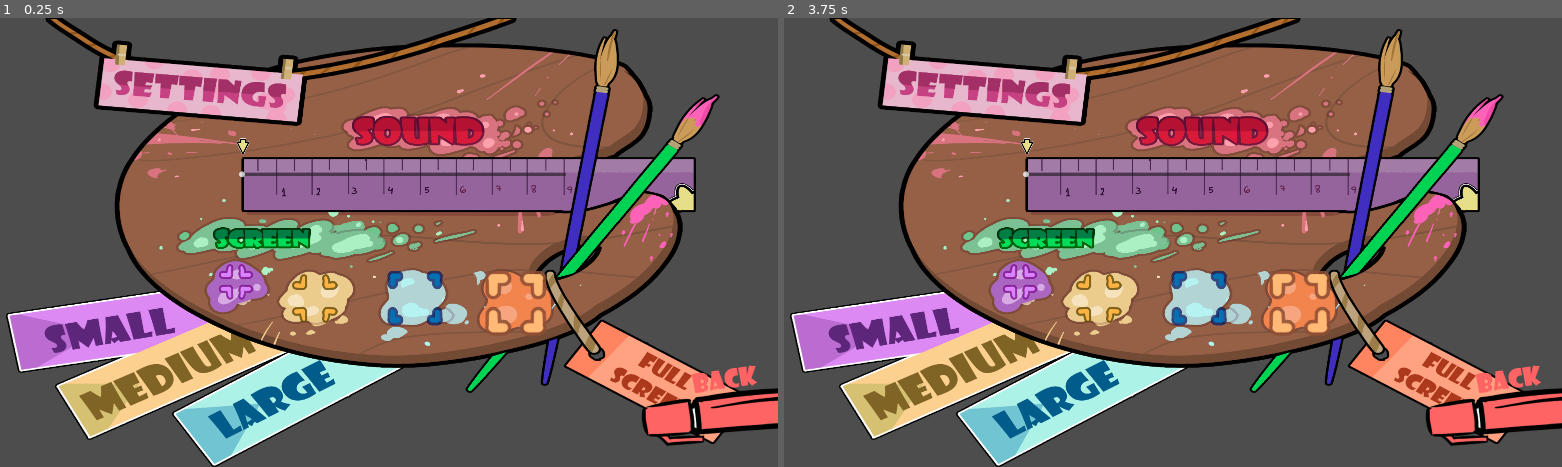
Above: before the commit, frames 1-2 (left to right).
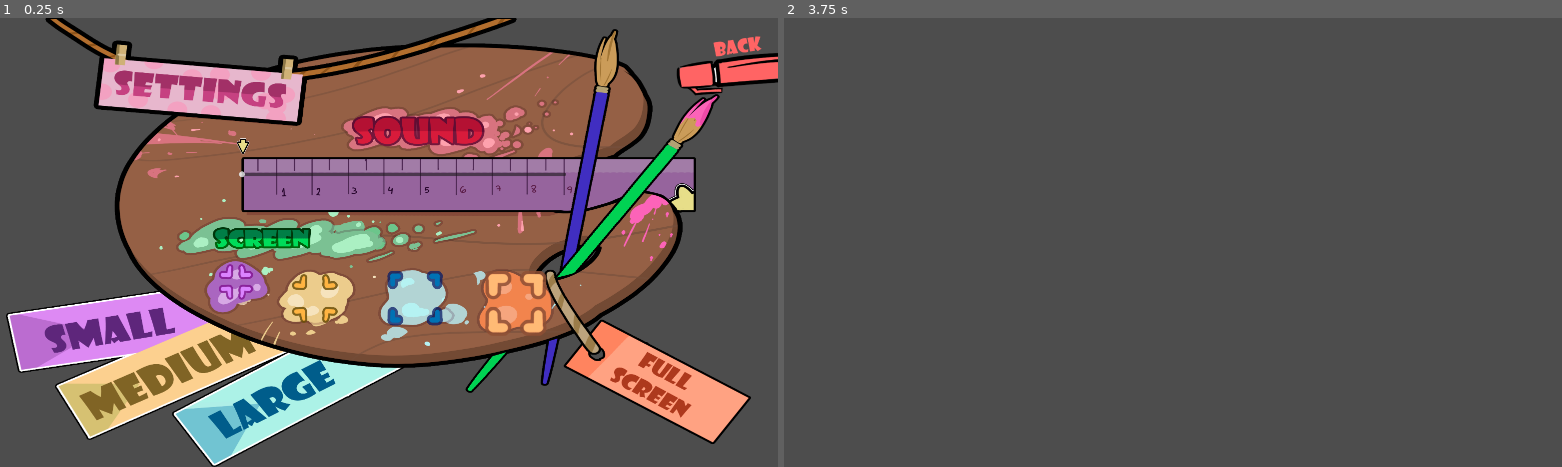
Above: after the commit, the same moments.

Repository: Stevendotcom/TheDrawingBook
Game: Godot game, scene res://scenes/settings.tscn
Same seed, same stepped clock (60 frames per second), same inputs: the game is played once before the commit and once after it. This scene is started directly instead of the project's main scene.
Inputs (mouse positions are in pixels of both pictures, inside the frame that each line leads up to; where the layout moved, square brackets give the same spot in the first picture):
- Up to frame 1 (0.25 s): no input
- Up to frame 2 (3.75 s): click (1017, 282) at 0.5 s; click (1095, 296) at 1.25 s; click (1196, 296) at 2 s; click (1305, 305) at 2.75 s; click (1507, 67) [1491, 404] at 3.5 s

The runs differ from the first frame. In frame 1, 2.8% of the frame differs, in the area x 82-100%, y 4-96%; in frame 2, 59%, in the area x 0-100%, y 0-100%.

Commit message:
add back button

Diff:
--- a/extras/settings-manager.gd
+++ b/extras/settings-manager.gd
@@ -30,24 +30,18 @@
 	fullscreen = !fullscreen
 
 func change_screen_size(screen_size: String) -> void:
-	if screen_sizes.find_key(screen_size):
+	if screen_sizes.get(screen_size):
 		screen_width = screen_sizes[screen_size][Axis.WIDTH]
 		screen_height = screen_sizes[screen_size][Axis.HEIGHT]
+		print(screen_width, "x", screen_height)
 
 func update_settings() -> void:
-	ProjectSettings.set_setting("display/window/size/viewport_height", screen_height)
-	ProjectSettings.set_setting("display/window/size/viewport_width", screen_width)
+	DisplayServer.window_set_size(Vector2(screen_width, screen_height))
 
 	if fullscreen:
 		DisplayServer.window_set_mode(DisplayServer.WindowMode.WINDOW_MODE_FULLSCREEN)
 	else:
 		DisplayServer.window_set_mode(DisplayServer.WindowMode.WINDOW_MODE_WINDOWED)
-
-	#This doesn't work. The lines above this do
-	#ProjectSettings.set_setting(
-	#"display/window/size/window_mode",
-	#DisplayServer.WindowMode.WINDOW_MODE_FULLSCREEN if fullscreen else DisplayServer.WindowMode.WINDOW_MODE_WINDOWED
-	#)
 
 	AudioServer.set_bus_volume_db(
 			AudioServer.get_bus_index("Master"),
--- a/scenes/settings.gd
+++ b/scenes/settings.gd
@@ -8,24 +8,25 @@
 
 func _ready() -> void:
 	arrow_original_position = arrow.position
-	$Small.mouse_entered.connect(toggle_hover.bind([$Small, true]))
-
-
-func toggle_hover(button : TextureButton, is_hovering: bool):
-	print(is_hovering)
-	if is_hovering:
-		_upscale(button)
-	else	:
-		_downscale(button)
-
-func _upscale(button: TextureButton) -> void:
-	const scale: float = 1.1
-	button.scale = Vector2(scale,scale)
-	button.position = Vector2(button.position.x - (button.size.x * scale - button.size.x)/2, button.position.y - (button.size.y * scale - button.size.y)/2)
-
-func _downscale(button: TextureButton) -> void:
-	button.scale = Vector2(1,1)
-	button.position = Vector2(button.position.x + (button.size.x - button.size.x*0.9)/2, button.position.y + (button.size.y - button.size.y*0.9)/2)
+	#var button = get_node("Small")
+	#button.mouse_entered.connect(toggle_hover.bind([button, true]))
+	#
+#
+#func toggle_hover(button : TextureButton, is_hovering: bool):
+	#print(is_hovering)
+	#if is_hovering:
+		#_upscale(button)
+	#else	:
+		#_downscale(button)
+	#
+#func _upscale(button: TextureButton) -> void:
+	#const scale: float = 1.1
+	#button.scale = Vector2(scale,scale)
+	#button.position = Vector2(button.position.x - (button.size.x * scale - button.size.x)/2, button.position.y - (button.size.y * scale - button.size.y)/2)
+#
+#func _downscale(button: TextureButton) -> void:
+	#button.scale = Vector2(1,1)
+	#button.position = Vector2(button.position.x + (button.size.x - button.size.x*0.9)/2, button.position.y + (button.size.y - button.size.y*0.9)/2)
 
 func _on_volume_slider_value_changed(value: float) -> void:
 	update_arrow_position(value)
@@ -40,14 +41,24 @@
 
 
 func _on_small_pressed() -> void:
+	print("small")
 	SettingsManager.change_screen_size("small")
+	SettingsManager.update_settings()
 
 func _on_medium_pressed() -> void:
+	print("mid")
 	SettingsManager.change_screen_size("mid")
+	SettingsManager.update_settings()
 
 func _on_large_pressed() -> void:
+	print("large")
 	SettingsManager.change_screen_size("large")
+	SettingsManager.update_settings()
 
 func _on_full_screen_pressed() -> void:
 	SettingsManager.toggle_fullscreen()
 	SettingsManager.update_settings()
+
+
+func _on_back_pressed() -> void:
+	self.visible = false
--- a/scenes/settings.tscn
+++ b/scenes/settings.tscn
@@ -1,13 +1,13 @@
 [gd_scene load_steps=10 format=3 uid="uid://m4qcugqh2cod"]
 
 [ext_resource type="Script" path="res://scenes/settings.gd" id="1_ky3t2"]
-[ext_resource type="Script" path="res://extras/settings-manager.gd" id="2_sbdt3"]
 [ext_resource type="Texture2D" uid="uid://dajx28th0bd5t" path="res://sprites/Settings/Settings.png" id="3_56v8a"]
 [ext_resource type="Texture2D" uid="uid://byllkwadp0pc3" path="res://sprites/Settings/Buttons/Flecha.png" id="4_56ual"]
 [ext_resource type="Texture2D" uid="uid://ort5odu2yb8j" path="res://sprites/Settings/Buttons/Boton Small.png" id="5_3psfq"]
 [ext_resource type="Texture2D" uid="uid://du6mewva6tih" path="res://sprites/Settings/Buttons/Boton Medium.png" id="6_pi6hi"]
 [ext_resource type="Texture2D" uid="uid://cqbq38vlqu64n" path="res://sprites/Settings/Buttons/Boton Large.png" id="7_1u16w"]
 [ext_resource type="Texture2D" uid="uid://clfb6g0m1ip75" path="res://sprites/Settings/Buttons/Boton Full Screen.png" id="8_lyun1"]
+[ext_resource type="Texture2D" uid="uid://cxlkpbl423w1e" path="res://sprites/Settings/Buttons/Bottom_BackV2_Pause_Menu.png" id="9_5ecoy"]
 [ext_resource type="Texture2D" uid="uid://omckh80tug1c" path="res://sprites/Settings/Buttons/Bottom_Back_Pause_Menu.png" id="9_fe8a0"]
 
 [node name="Settings" type="Control"]
@@ -32,9 +32,6 @@
 expand_mode = 3
 metadata/_edit_use_anchors_ = true
 metadata/_edit_lock_ = true
-
-[node name="SettingsManager" type="Node" parent="."]
-script = ExtResource("2_sbdt3")
 
 [node name="VolumeSlider" type="HSlider" parent="."]
 layout_mode = 1
@@ -128,18 +125,23 @@
 texture_normal = ExtResource("8_lyun1")
 metadata/_edit_use_anchors_ = true
 
-[node name="Back" type="TextureButton" parent="."]
+[node name="HBoxContainer" type="HBoxContainer" parent="."]
+layout_direction = 3
 layout_mode = 1
 anchors_preset = -1
-anchor_left = 0.829333
-anchor_top = 0.718815
-anchor_right = 1.00133
-anchor_bottom = 1.00581
-offset_left = -0.320007
-offset_top = -0.320007
-offset_right = 0.439941
-offset_bottom = -0.280029
+anchor_left = 0.000729163
+anchor_right = 0.000729163
+anchor_bottom = 0.211
+offset_left = -134.4
+offset_right = 369.6
+offset_bottom = 82.12
+scale = Vector2(0.735, 0.735)
+metadata/_edit_use_anchors_ = true
+
+[node name="Back" type="TextureButton" parent="HBoxContainer"]
+layout_mode = 2
 texture_normal = ExtResource("9_fe8a0")
+texture_hover = ExtResource("9_5ecoy")
 metadata/_edit_use_anchors_ = true
 
 [connection signal="value_changed" from="VolumeSlider" to="." method="_on_volume_slider_value_changed"]
@@ -147,3 +149,4 @@
 [connection signal="pressed" from="Medium" to="." method="_on_medium_pressed"]
 [connection signal="pressed" from="Large" to="." method="_on_large_pressed"]
 [connection signal="pressed" from="FullScreen" to="." method="_on_full_screen_pressed"]
+[connection signal="pressed" from="HBoxContainer/Back" to="." method="_on_back_pressed"]
